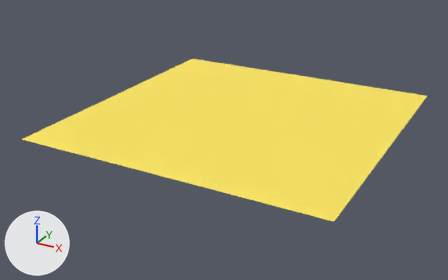
A saved change to the glTF model 3d/world/export_triangulated/natura_world_217.gltf.
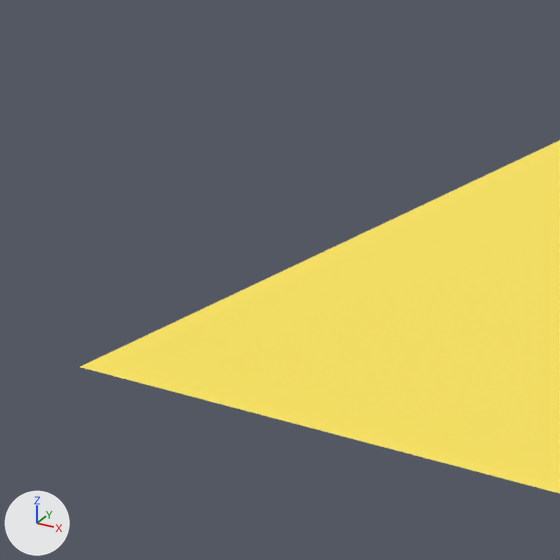
There are two pictures of each version: one whole from a camera (50 mm lens) standing at (0.5476, 0.3467, 0.095) and looking at (0.4331, 0.5548, -0.0091), one close up on the part from 0% to 34% of the width and 14% to 68% of the height. Arrows for +X, +Y and +Z are at lower left; the lights stay in place. Vertices at the same position are counted once.

In view in the first close-up: 'natura_world.217'.
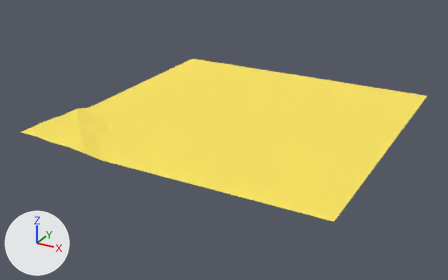
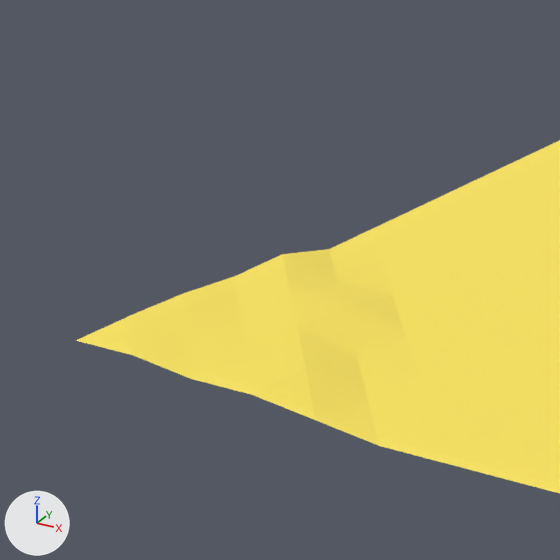
The newer file is also turned or shifted as a whole; pictures and numbers use the older file's frame.

The change, as a diff of the scene's bpy script:
```diff
--- a/3d/world/export_triangulated/natura_world_217.gltf.py
+++ b/3d/world/export_triangulated/natura_world_217.gltf.py
@@ me_plane_217 @@
 me_plane_217.from_pydata(...)  # 289 vertices, 512 faces; spans x 0.375..0.5, y 0.5..0.625, z 0.0
 # used by ob_natura_world_217; location = (0.0, 0.0, 0.0)
 # before: 27 (0.3984, 0.5, 0.0) at pixel (254, 413), 28 (0.3984, 0.5078, 0.0) at pixel (307, 384), 29 (0.3906, 0.5, 0.0) at pixel (194, 397), 30 (0.3906, 0.5078, 0.0) at pixel (247, 369), 31 (0.3828, 0.5, 0.0) at pixel (135, 381)
 # before: 33 (0.375, 0.5, 0.0) at pixel (79, 366), 34 (0.375, 0.5078, 0.0) at pixel (134, 340), 36 (0.3828, 0.5156, 0.0) at pixel (241, 329), 37 (0.375, 0.5234, 0.0) at pixel (236, 292), 38 (0.3828, 0.5234, 0.0) at pixel (291, 305)
 # before: 39 (0.375, 0.5312, 0.0) at pixel (283, 270), 277 (0.3906, 0.5156, 0.0) at pixel (298, 343)
-me_plane_217.vertices[25].co = (0.4062, 0.5, 0.0)  # pixel (316, 429)
-me_plane_217.vertices[32].co = (0.3828, 0.5078, 0.0)  # pixel (190, 355)
-me_plane_217.vertices[35].co = (0.375, 0.5156, 0.0)  # pixel (186, 316)
-me_plane_217.vertices[40].co = (0.3828, 0.5312, 0.0)  # pixel (337, 282)
-me_plane_217.vertices[275].co = (0.3906, 0.5234, 0.0)  # pixel (347, 318)
-me_plane_217.vertices[276].co = (0.3984, 0.5156, 0.0)  # pixel (357, 357)
+# me_plane_217 part 1
+for i in [*range(27, 31), *range(36, 40), 277]: me_plane_217.vertices[i].co += Vector((0.0, 0.0, 0.002))
+for i in [31, 33, 34]: me_plane_217.vertices[i].co += Vector((0.0, 0.0, 0.0029))
+me_plane_217.vertices[25].co = (0.4062, 0.5, 0.001)  # pixel (315, 420)
+me_plane_217.vertices[32].co = (0.3828, 0.5078, 0.0025)  # pixel (187, 333)
+me_plane_217.vertices[35].co = (0.375, 0.5156, 0.0027)  # pixel (183, 293)
+me_plane_217.vertices[40].co = (0.3828, 0.5312, 0.0005)  # pixel (337, 278)
+me_plane_217.vertices[275].co = (0.3906, 0.5234, 0.0015)  # pixel (345, 306)
+me_plane_217.vertices[276].co = (0.3984, 0.5156, 0.0005)  # pixel (356, 353)
 me_plane_217.materials.append(mat_beach_material)
```

What differs and where, as boxes (x1, y1, x2, y2) in the close-ups (560 x 560 px; the box of a moved part takes in the faces that stretch with it):
'natura_world.217', reshaped: before (80, 140, 560, 493); after (76, 140, 560, 493)
part 1 of me_plane_217, moved or reshaped: before (80, 249, 417, 446); after (76, 249, 417, 446)
